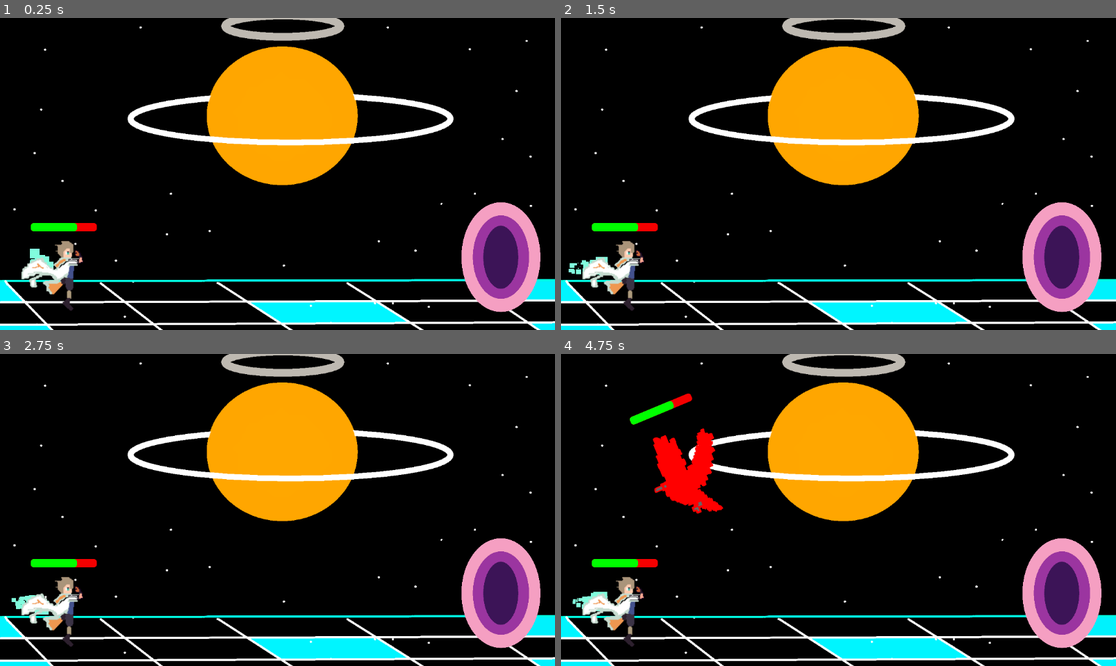
Above: before the commit, frames 1-4 (two rows, left to right).
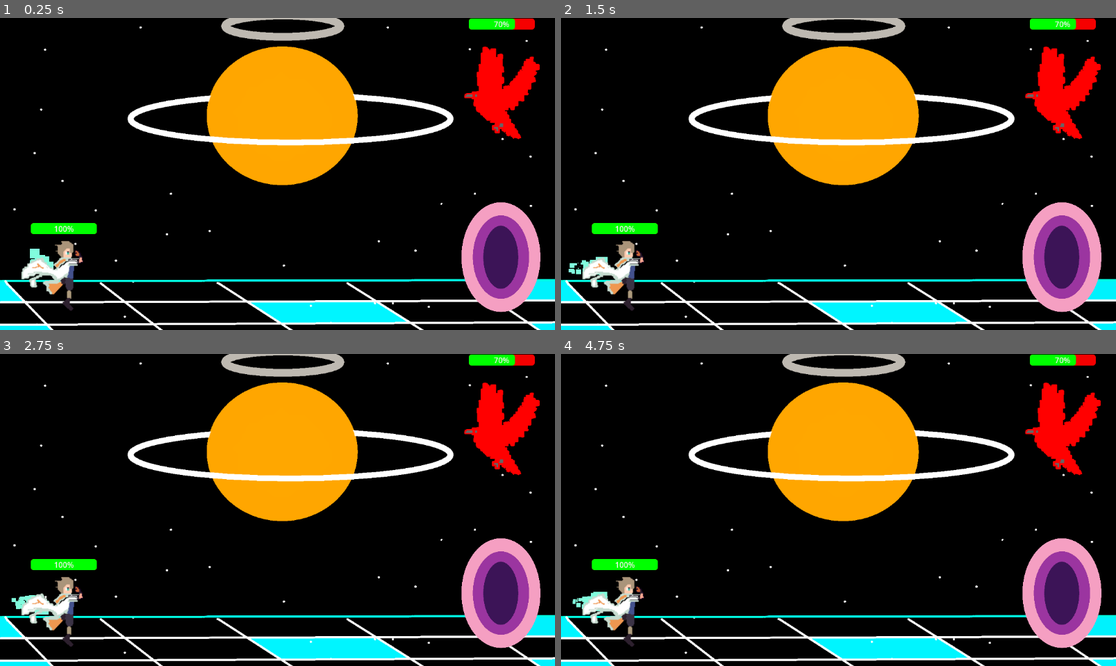
Above: after the commit, the same moments.

Repository: jwang5-dot/12-DT-Project
Game: Godot game, scene res://scene/Level 4.tscn
The game is run twice, just before and just after one commit, with the same random seed, the same clock (stepped at 60 frames per second) and the same inputs. This scene is started directly instead of the project's main scene.
Inputs (mouse positions are in pixels of both pictures, inside the frame that each line leads up to):
- Up to frame 1 (0.25 s): no input
- Up to frame 2 (1.5 s): tap Enter (ui_accept) at 0.5, 0.77 s; move the mouse to (960, 158) at 0.52 s; hold Right (ui_right) from 0.53 s (still down); move the mouse to (727, 189) at 1.27 s
- Up to frame 3 (2.75 s): tap Enter (ui_accept) at 1.52 s; move the mouse to (333, 441) at 2.02 s; release Right (ui_right) at 2.03 s; hold Left (ui_left) from 2.03 s (still down)
- Up to frame 4 (4.75 s): move the mouse to (810, 572) at 2.77 s; release Left (ui_left) at 2.78 s; hold Right (ui_right) 2.78-4.28 s; tap Enter (ui_accept) at 3.02, 3.77, 4.52 s; move the mouse to (1005, 556) at 3.52 s; move the mouse to (672, 463) at 4.27 s; hold Left (ui_left) from 4.28 s (still down)

The runs differ from the first frame. In frame 1, 2.6% of the frame differs, in the area x 5-98%, y 0-70%; in frame 2, 2.6%; in frame 3, 2.6%; in frame 4, 4.9%.

Commit message:
progress bar trying to take damage

Diff:
--- a/assessment-game/scene/Enemy.tscn
+++ b/assessment-game/scene/Enemy.tscn
@@ -23,8 +23,9 @@
 corner_radius_bottom_left = 6
 corner_detail = 6
 
-[node name="CharacterBody2D" type="CharacterBody2D" unique_id=1653680679]
+[node name="CharacterBody2D" type="CharacterBody2D" unique_id=1653680679 node_paths=PackedStringArray("health_ui")]
 script = ExtResource("1_dregr")
+health_ui = NodePath("ProgressBar")
 
 [node name="CollisionShape2D" type="CollisionShape2D" parent="." unique_id=2045443720]
 position = Vector2(571.5, 297)
@@ -45,6 +46,5 @@
 max_value = 10.0
 step = 1.0
 value = 7.0
-show_percentage = false
 
 [node name="CanvasLayer" type="CanvasLayer" parent="ProgressBar" unique_id=1865486663]
--- a/assessment-game/scene/EnemyRC.tscn
+++ b/assessment-game/scene/EnemyRC.tscn
@@ -23,8 +23,9 @@
 corner_radius_bottom_left = 6
 corner_detail = 6
 
-[node name="CharacterBody2D" type="CharacterBody2D" unique_id=1277688742]
+[node name="CharacterBody2D" type="CharacterBody2D" unique_id=1277688742 node_paths=PackedStringArray("health_ui")]
 script = ExtResource("1_252ky")
+health_ui = NodePath("ProgressBar")
 
 [node name="CollisionShape2D" type="CollisionShape2D" parent="." unique_id=1706283920]
 position = Vector2(616, 292)
@@ -45,6 +46,5 @@
 max_value = 10.0
 step = 1.0
 value = 7.0
-show_percentage = false
 
 [node name="CanvasLayer" type="CanvasLayer" parent="ProgressBar" unique_id=78874855]
--- a/assessment-game/scene/Player 1.tscn
+++ b/assessment-game/scene/Player 1.tscn
@@ -34,8 +34,9 @@
 glow_strength = 1.24
 glow_hdr_threshold = 0.9
 
-[node name="CharacterBody2D" type="CharacterBody2D" unique_id=516776377 groups=["player"]]
+[node name="CharacterBody2D" type="CharacterBody2D" unique_id=516776377 node_paths=PackedStringArray("health_ui") groups=["player"]]
 script = ExtResource("1_43gw1")
+health_ui = NodePath("ProgressBar")
 
 [node name="CPUParticles2D" type="CPUParticles2D" parent="." unique_id=1705773205]
 position = Vector2(507, 309)
@@ -62,7 +63,6 @@
 max_value = 10.0
 step = 1.0
 value = 7.0
-show_percentage = false
 
 [node name="CanvasLayer" type="CanvasLayer" parent="ProgressBar" unique_id=809011032]
 
--- a/assessment-game/scripts/enemy.gd
+++ b/assessment-game/scripts/enemy.gd
@@ -9,6 +9,8 @@
 	for node in get_tree().get_nodes_in_group("player"):
 		player = node
 
+@export var health_ui: ProgressBar
+
 
 # Called every frame. 'delta' is the elapsed time since the previous frame.
 func _process(delta: float) -> void:
@@ -19,11 +21,11 @@
 
 func take_damage() -> void:
 	if health > 1:
-		health -= 1
+		health -= 5
 	else:
 		player.add_score(1)
 		queue_free()
 
 func _damage_player(body: Node2D) -> void:
-	if body == player:
-		player.take_damage()
+	if body == Player_1:
+		body.take_damage()
--- a/assessment-game/scripts/enemy_rc.gd
+++ b/assessment-game/scripts/enemy_rc.gd
@@ -3,6 +3,8 @@
 var speed: float = 200.0
 var player: CharacterBody2D
 var health: int = 1
+
+@export var health_ui: ProgressBar
 
 # Called when the node enters the scene tree for the first time.
 func _ready() -> void:
@@ -11,20 +13,20 @@
 
 
 # Called every frame. 'delta' is the elapsed time since the previous frame.
-func _process(delta: float) -> void:
-	if not player == null:
-		look_at(player.global_position)
-		velocity = Vector2(1, 0).rotated(rotation) * speed
+#func _process(delta: float) -> void:
+	#if not player == null:
+		#look_at(player.global_position)
+		#velocity = Vector2(1, 0).rotated(rotation) * speed
 
 		move_and_slide()
 
 func take_damage() -> void:
 	if health > 1:
-		health -= 1
+		health -= 5
 	else:
 		player.add_score(1)
 		queue_free()
 
 func _damage_player(body: Node2D) -> void:
-	if body == player:
-		player.take_damage()
+	if body == Player_1:
+		body.take_damage()
--- a/assessment-game/scripts/player_1.gd
+++ b/assessment-game/scripts/player_1.gd
@@ -1,3 +1,4 @@
+class_name Player_1
 extends CharacterBody2D
 
 # Movement
@@ -8,7 +9,7 @@
 var double_jump = true
 
 # Health
-var health: int = 10
+var health: int = 100
 
 # Score
 var score: int = 0
